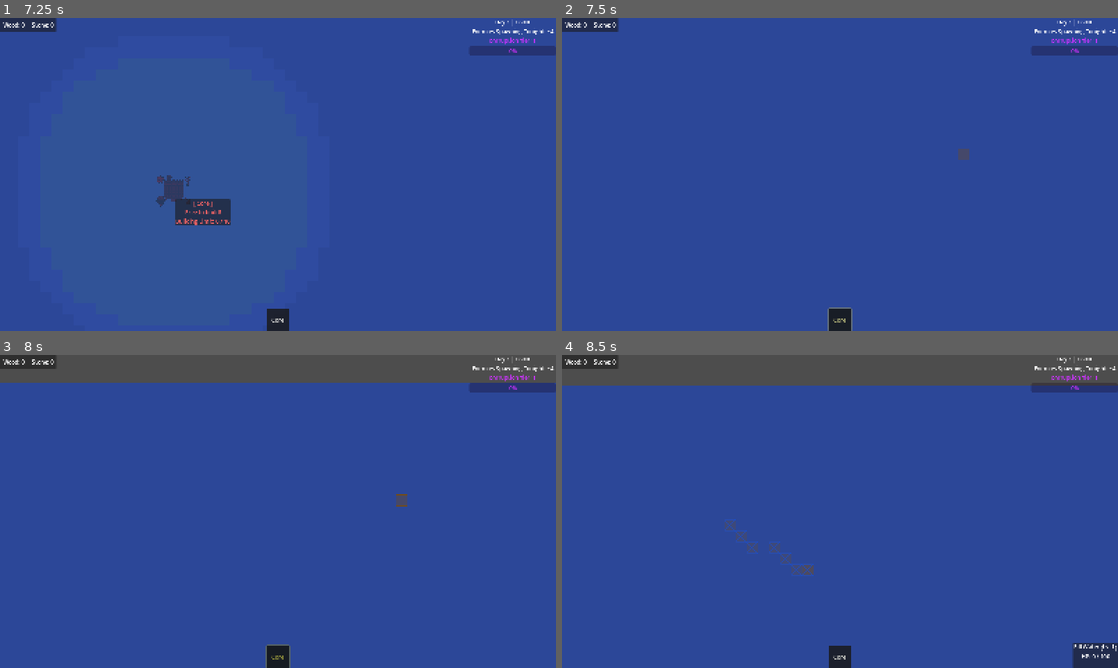
Above: before the commit, frames 1-4 (two rows, left to right).
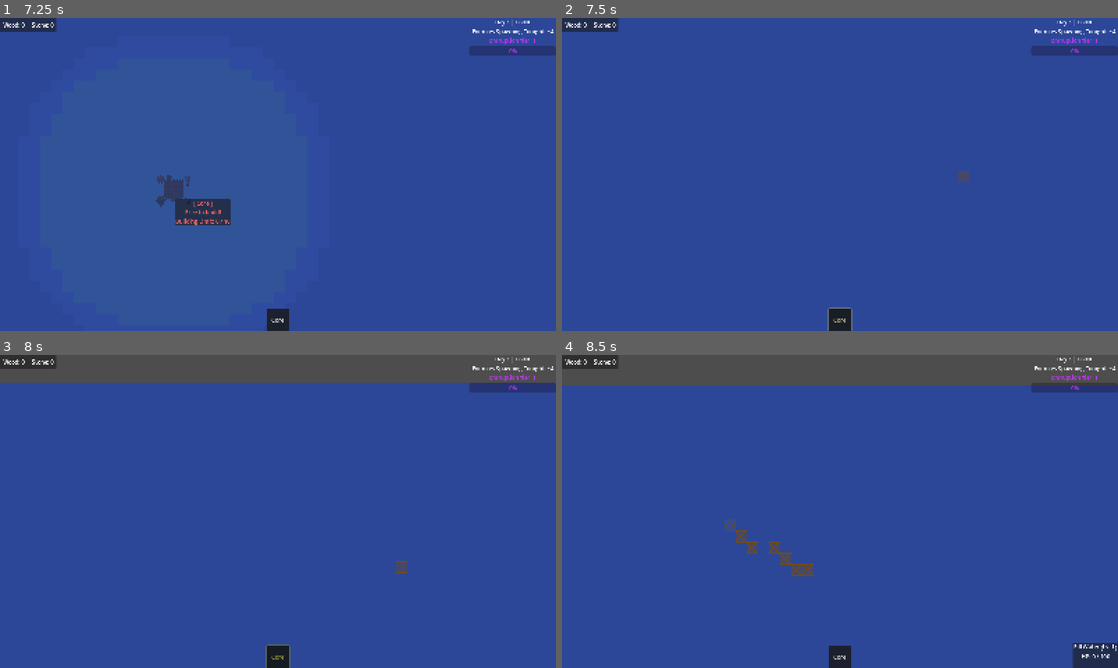
Above: after the commit, the same moments.

Repository: ColdTerror/Core-and-Conveyor
Game: Godot game, scene res://scenes/level.tscn
The game is run twice, just before and just after one commit, with the same random seed, the same clock (stepped at 60 frames per second) and the same inputs. The engine's default icon, where the game draws it, is replaced by a stand-in: a white triangle on a blue panel in a dark square.
Inputs (mouse positions are in pixels of both pictures, inside the frame that each line leads up to):
- Up to frame 1 (7.25 s): click "Core" at 0.5 s; tap Enter at 1.25, 4.25, 5.75, 5.85 s; move the mouse to (400, 158) at 1.27 s; hold Right (ui_right) 1.28-2 s; hold X (deconstruct_hotkey) 1.28-2 s; click (400, 158) at 1.42 s; drag from (166, 190) to (250, 237) at 2.02 s; tap Space at 2.75, 5 s; move the mouse to (333, 105) at 2.77 s; hold Right (ui_right) 2.78-3.5 s; hold R (rotate_tile) 2.78-3.5 s; drag from (250, 237) to (111, 127) at 3.52 s; move the mouse to (444, 221) at 4.27 s; hold Left (ui_left) 4.28-5 s; tap Delete at 4.35 s; drag from (111, 127) to (194, 96) at 5.02 s; move the mouse to (305, 174) at 5.77 s; hold Down (ui_down) 5.78-6.5 s; click (305, 174) at 5.92 s; drag from (194, 96) to (166, 190) at 6.52 s
- Up to frame 2 (7.5 s): tap Space at 7.25 s; move the mouse to (962, 158) at 7.27 s; hold Up (ui_up) from 7.28 s (still down); tap T at 7.35 s
- Up to frame 3 (8 s): keep holding Up (ui_up)
- Up to frame 4 (8.5 s): release Up (ui_up) at 8 s; drag from (728, 527) to (812, 574) at 8.02 s

Frame 1 is identical in both runs. In frame 2, 0.1% of the frame differs, in the area x 71-74%, y 41-53%; in frame 3, 0.2%; in frame 4, 0.2%, in the area x 29-46%, y 52-71%.

Commit message:
improve overlay renderer speed

Diff:
--- a/scripts/UI/overlay_renderer.gd
+++ b/scripts/UI/overlay_renderer.gd
@@ -5,21 +5,71 @@
 
 # --- CACHING VARIABLES ---
 var cached_path_draws: Array = []
-var _was_showing_path_grid: bool = false
-
-
-func _process(_delta):
-	var bm = level.building_manager
-	if bm:
-		# If the grid is ON now, but was OFF last frame, the button was just pressed!
-		if bm.show_path_grid and not _was_showing_path_grid:
-			_rebuild_path_cost_cache()
-
-		# Remember the state for the next frame
-		_was_showing_path_grid = bm.show_path_grid
-
-	# Tell the engine to redraw
-	queue_redraw()
+var _font: Font
+
+# Track previous overlay states to detect toggles
+var _prev_show_build_grid: bool = false
+var _prev_show_safe_grid: bool = false
+var _prev_show_attack_grid: bool = false
+var _prev_show_path_grid: bool = false
+var _prev_placing_building: bool = false
+var _prev_terraform_jobs_empty: bool = true
+var _prev_overlay_threshold: int = 1
+var _prev_mode = null
+
+var _overlay_tick_timer: float = 0.0
+const OVERLAY_TICK_RATE: float = 1.0
+
+func _ready():
+	_font = ThemeDB.fallback_font
+
+func _process(delta):
+	var bm = level.building_manager
+	if not bm: return
+
+	var needs_redraw = false
+
+	# Path grid: rebuild cache on rising edge
+	if bm.show_path_grid and not _prev_show_path_grid:
+		_rebuild_path_cost_cache()
+
+	# State-diff check (toggle on/off always gets an instant redraw)
+	if (bm.show_build_grid   != _prev_show_build_grid   or \
+		bm.show_safe_grid    != _prev_show_safe_grid    or \
+		bm.show_attack_grid  != _prev_show_attack_grid  or \
+		bm.show_path_grid    != _prev_show_path_grid    or \
+		bm.placing_building  != _prev_placing_building  or \
+		bm.terraform_jobs.is_empty() != _prev_terraform_jobs_empty or \
+		bm.overlay_threshold != _prev_overlay_threshold or \
+		level.current_mode   != _prev_mode):
+		needs_redraw = true
+
+	# Ghost placement: always update instantly
+	if bm.placing_building:
+		needs_redraw = true
+
+	# Dynamic overlays: throttled to once per second
+	var has_slow_overlay = bm.show_build_grid or bm.show_safe_grid or \
+						   bm.show_attack_grid or not bm.terraform_jobs.is_empty() or \
+						   level.current_mode != level.InteractionMode.NONE
+	if has_slow_overlay:
+		_overlay_tick_timer += delta
+		if _overlay_tick_timer >= OVERLAY_TICK_RATE:
+			_overlay_tick_timer = 0.0
+			needs_redraw = true
+
+	# Save state
+	_prev_show_build_grid       = bm.show_build_grid
+	_prev_show_safe_grid        = bm.show_safe_grid
+	_prev_show_attack_grid      = bm.show_attack_grid
+	_prev_show_path_grid        = bm.show_path_grid
+	_prev_placing_building      = bm.placing_building
+	_prev_terraform_jobs_empty  = bm.terraform_jobs.is_empty()
+	_prev_overlay_threshold     = bm.overlay_threshold
+	_prev_mode                  = level.current_mode
+
+	if needs_redraw:
+		queue_redraw()
 
 func _draw():
 	_draw_tool_highlight()
@@ -120,7 +170,7 @@
 	var bm = level.building_manager
 	var threshold = bm.overlay_threshold if bm else 1
 	var border = Color(base_color.r, base_color.g, base_color.b, 0.8)
-	var font = ThemeDB.fallback_font
+	var font = _font
 
 	# 1. FILTER THE TILES
 	var filtered_tiles = {}
@@ -230,7 +280,7 @@
 
 	var astar = bm.pathfinder.astar
 	var region = astar.region
-	var font = ThemeDB.fallback_font
+	var font = _font
 	var font_size = 14
 
 	for x in range(region.position.x, region.end.x):
@@ -264,7 +314,7 @@
 	var bm = level.building_manager
 	if not bm or not bm.show_path_grid: return
 
-	var font = ThemeDB.fallback_font
+	var font = _font
 
 	# Lightning fast draw! Just loop the small pre-calculated list.
 	for item in cached_path_draws:
